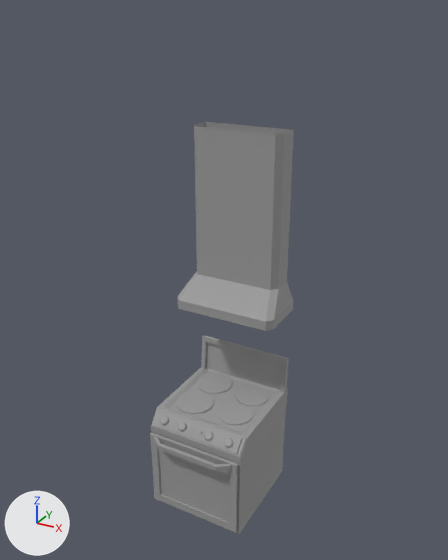
A saved change to the FBX model BlindNight/Assets/Models/KitchenOven.fbx.
Both versions are drawn from a camera (50 mm lens) standing at (5.64, -0.35, 6.34) and looking at (2.19, 5.92, 3.21). Lighting does not change. The marker at lower left points along +X, +Y and +Z. Where no turn or scale is listed for an object, it has been applied to the vertices.

Objects in the first picture: 'KitchenOven'.
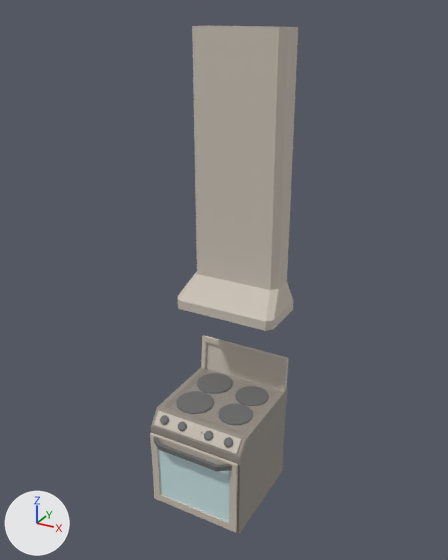
Pixel boxes (x1, y1, x2, y2) of what changed, in the pictures (448 x 560 px; the box of a moved part takes in the faces that stretch with it):
'KitchenOven', recoloured, reshaped (23% taller): before (150, 122, 294, 534); after (150, 25, 298, 534)
part 1 of me_kitchenoven_mesh, moved or reshaped: before (194, 122, 294, 290); after (192, 25, 298, 290)
part 2 of me_kitchenoven_mesh, recoloured: (154, 373, 269, 471) in both
part 3 of me_kitchenoven_mesh, recoloured: (151, 368, 279, 534) in both
part 4 of me_kitchenoven_mesh, recoloured: (236, 388, 288, 534) in both
part 5 of me_kitchenoven_mesh, recoloured: (158, 450, 229, 522) in both

The edits, one by one:
Material 'KitchenOven_M' (mat_kitchenoven_m) changes colour from grey #9b9b9b to light grey #cac1b5; in linear values from (0.326, 0.326, 0.326) to (0.593, 0.534, 0.463).
Material 'KitchenOvenButton_M' (mat_kitchenovenbutton_m) is new.
Its base color is (0.152, 0.152, 0.152) (dark grey #6d6d6d).
Its roughness is 0.69.
Material 'KitchenOven_M.001' (mat_kitchenoven_m_001) is new.
Its base color is (0.311, 0.281, 0.244) (grey #979087).
Its roughness is 0.69.
Material 'KitchenGlass_M' (mat_kitchenglass_m) is new.
Its base color is (0.599, 0.777, 0.8) (white #cbe4e7).
Its roughness is 0.69.
me_kitchenoven_mesh is used by ob_kitchenoven; location (2.15, 5.9, 0.0).
Before the commit, vertices of me_kitchenoven_mesh: 354 (-0.61, 0.7, 5.01) at pixel (205, 121), 355 (0.61, 0.7, 5.01) at pixel (293, 129), 457 (-0.61, 0.43, 5.01) at pixel (194, 124), 458 (-0.53, 0.34, 5.01) at pixel (195, 126), 459 (0.53, 0.34, 5.01) at pixel (275, 134).
Before the commit, vertices of me_kitchenoven_mesh: 460 (0.61, 0.43, 5.01) at pixel (284, 133).
me_kitchenoven_mesh had 517 vertices, 405 faces and spanned x -0.71..0.71, y -0.91..0.73, z -0.07..5.01.
me_kitchenoven_mesh now has 517 vertices, 405 faces and spans x -0.71..0.71, y -0.91..0.73, z -0.07..6.14.
Part 1, on me_kitchenoven_mesh:
Vertices 354, 355, 457 to 460 of me_kitchenoven_mesh move by (0.0, 0.0, 1.13).
me_kitchenoven_mesh part 2: 230 of the faces centred in x -0.6..0.6, y -0.9..0.62, z 1.04..1.39 switch from mat_kitchenoven_m (grey #9b9b9b) to mat_kitchenovenbutton_m (dark grey #6d6d6d).
me_kitchenoven_mesh part 3: 51 of the faces centred in x -0.68..0.0, y -0.72..0.72, z -0.07..1.4 switch from mat_kitchenoven_m (grey #9b9b9b) to mat_kitchenoven_m_001 (grey #979087).
me_kitchenoven_mesh part 4: 29 of the faces centred in x 0.58..0.68, y -0.72..0.5, z 0.15..1.4 switch from mat_kitchenoven_m (grey #9b9b9b) to mat_kitchenoven_m_001 (grey #979087).
me_kitchenoven_mesh part 5: all 16 faces centred in x -0.44..0.44, y -0.75, z 0.2..0.93 switch from mat_kitchenoven_m (grey #9b9b9b) to mat_kitchenglass_m (white #cbe4e7).
